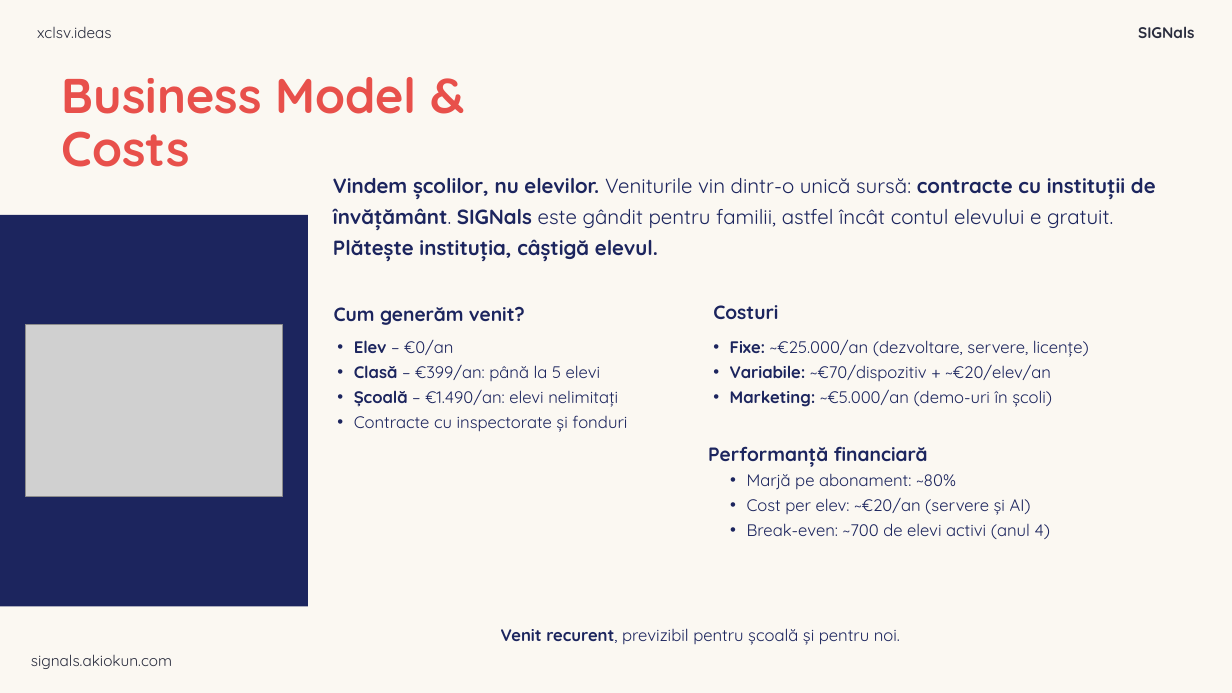
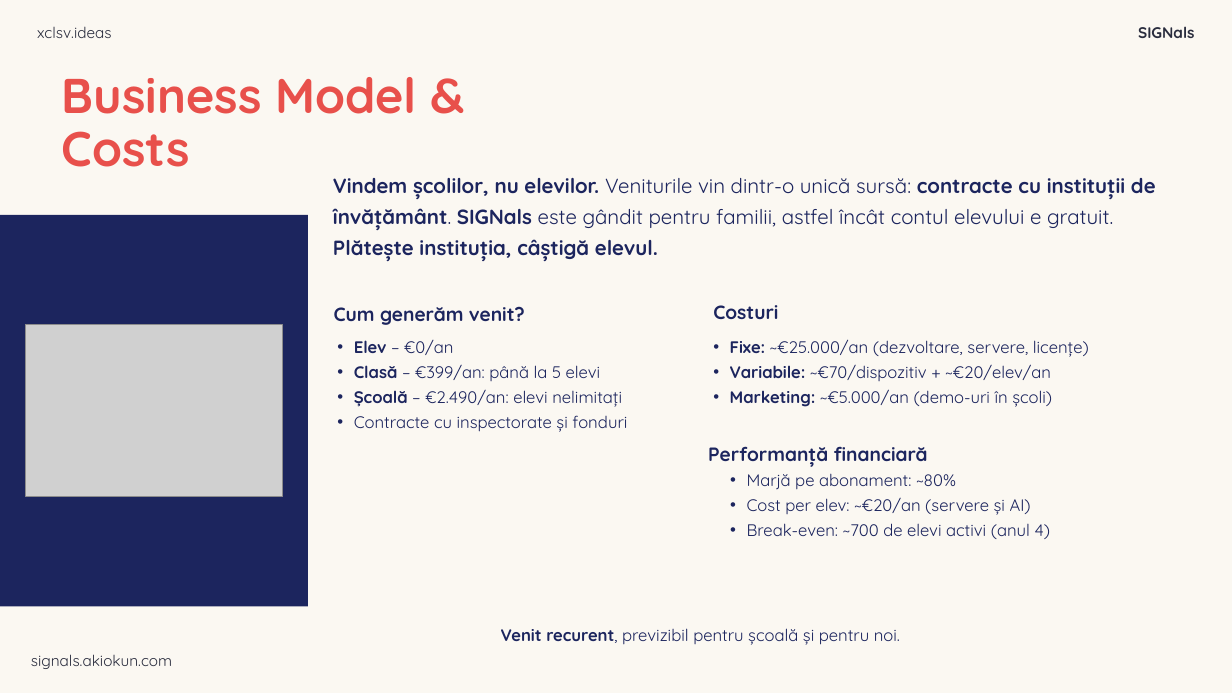
Before and after one commit to floreastefanpeter-eng/xclsv.ideas, a slide deck: slide 7 of signals_pitch.pptx. Drawn at 1232x693 pixels with LibreOffice and Linux fonts; fonts in the diff are those of the drawing; grey boxes stand for pictures. Boxes give left, top, right and bottom in pixels: in the first picture for what was removed or moved away, otherwise in the second. Text is boxed around its words. In the diff, an @@ line names an element or a change of style, - is before the commit and + after.

```diff
--- a/signals_pitch.pptx
+++ b/signals_pitch.pptx
@@ text at box(354, 390, 622, 407): text changed @@
-• Școală – €1.490/an: elevi nelimitați
+• Școală – €2.490/an: elevi nelimitați
```
Also in this commit, not shown: 2 other slides changed.
